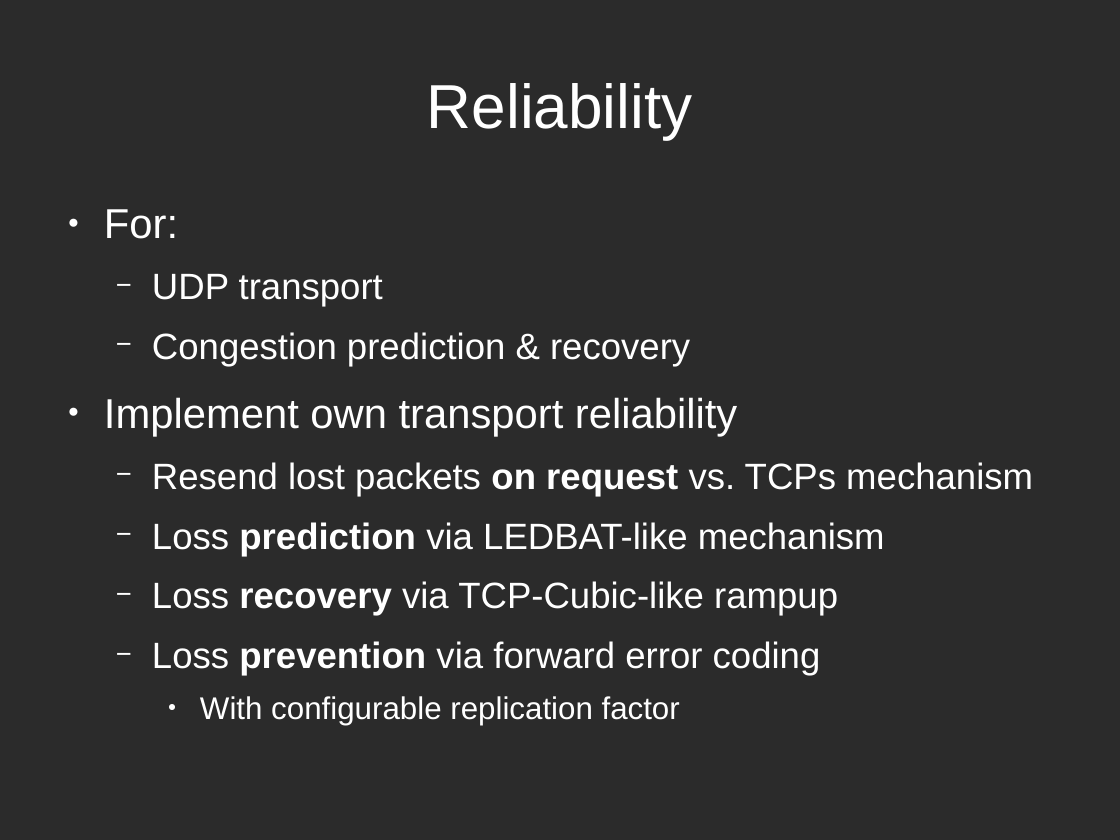
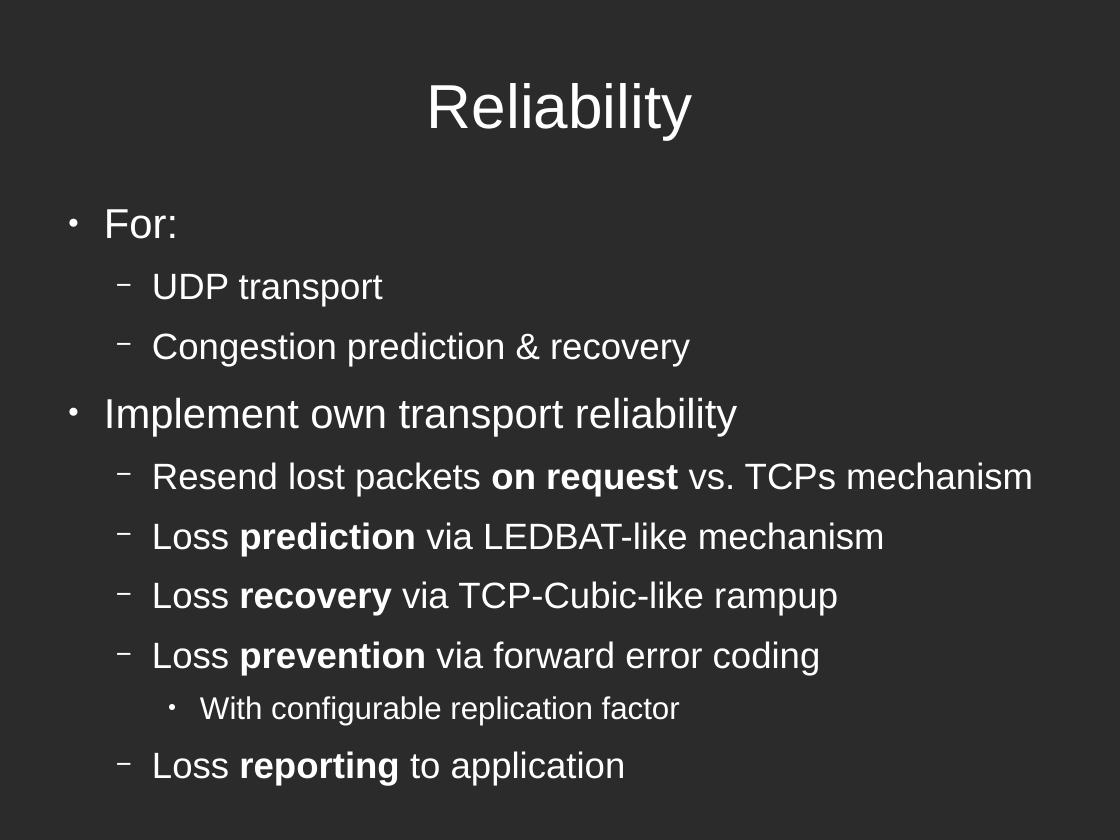
Before and after one commit to ngi-nix/channeler, a slide deck: slide 6 of docs/channeler_introduction.odp. Drawn at 1120x840 pixels with LibreOffice and Linux fonts; fonts in the diff are those of the drawing; background and template pictures are left out; a plain dark background stands for a picture behind light text. Boxes give left, top, right and bottom in pixels: in the first picture for what was removed or moved away, otherwise in the second. Text is boxed around its words. In the diff, an @@ line names an element or a change of style, - is before the commit and + after.

Commit message:
Add loss reporting line

```diff
--- a/docs/channeler_introduction.odp
+++ b/docs/channeler_introduction.odp
@@ text at [152, 751, 626, 785]: paragraph added @@
+  − Loss reporting to application
```
Also in this commit, not shown: 1 other file.
